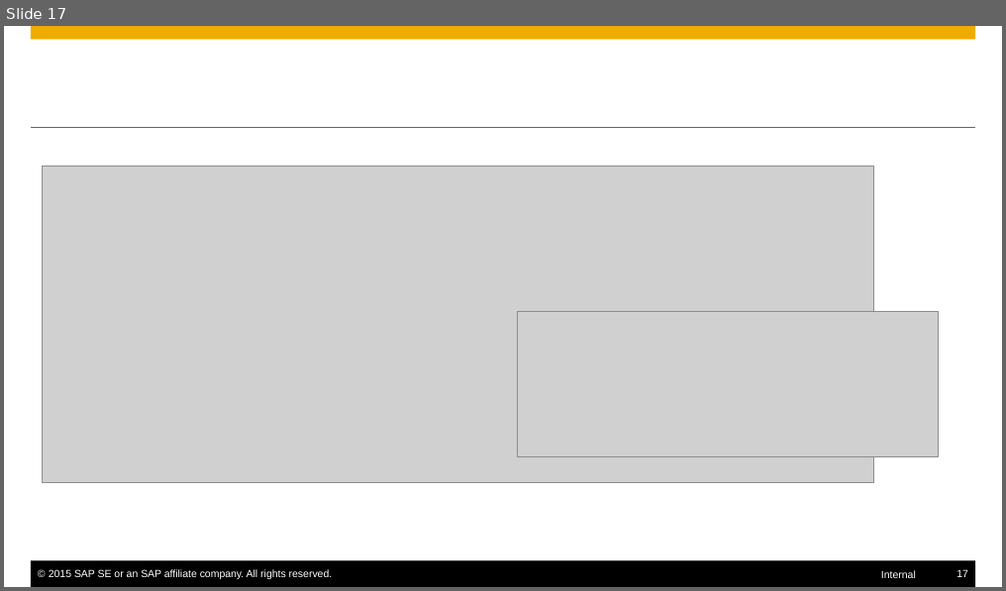
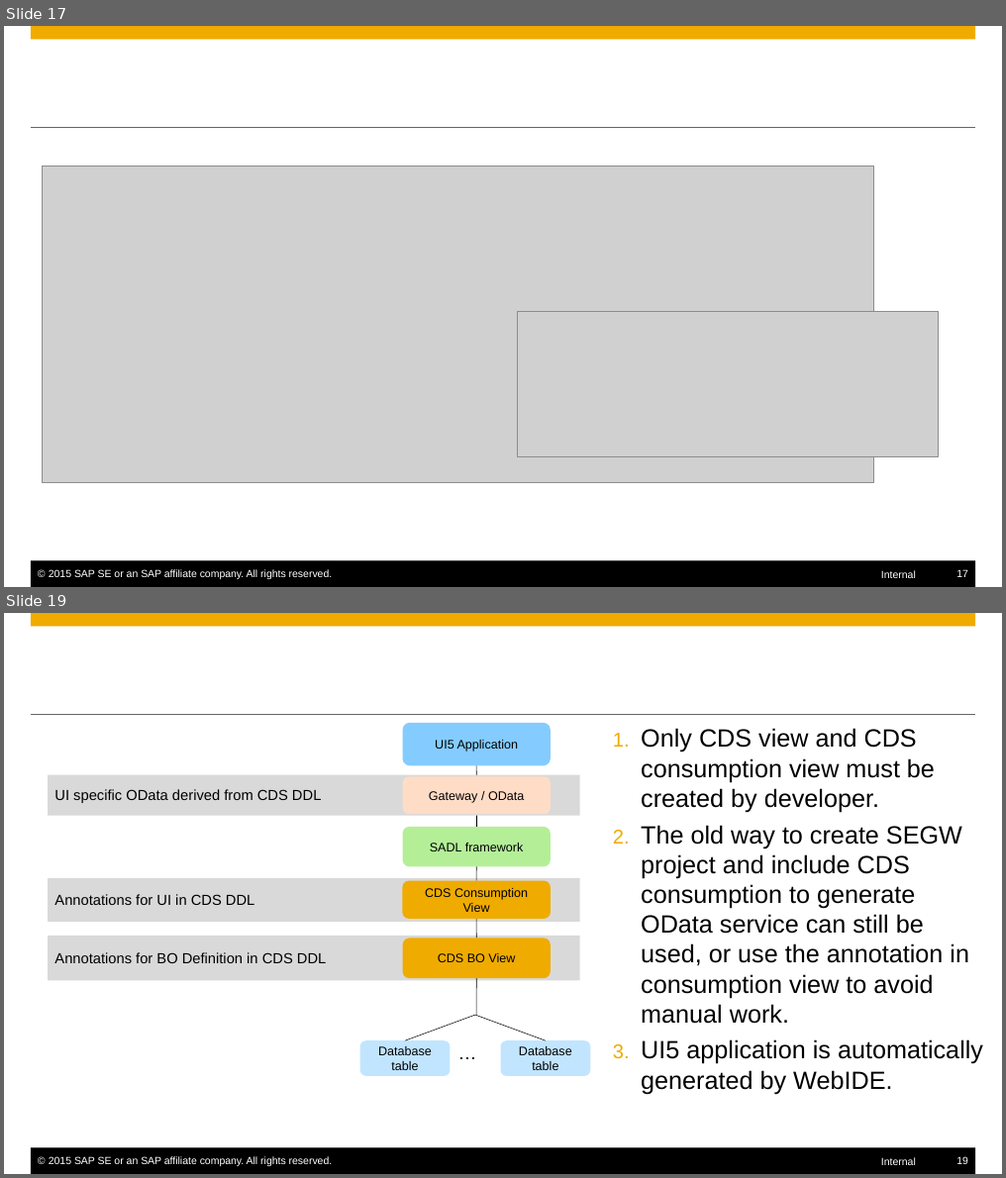
Before and after one commit to mxpang/jerryslide, a slide deck: 001_code_refact.pptx. Shown one above the other, each under a label of ours: slide 17 before the commit, slides 17 and 19 after it; the slides between them are not shown. The pictures are 1006x591 and 1006x1178 pixels, drawn with LibreOffice and Linux fonts; fonts in the diff are those of the drawing; grey boxes stand for pictures. Boxes give left, top, right and bottom in pixels: in the first picture for what was removed or moved away, otherwise in the second. Text is boxed around its words. In the diff, an @@ line names an element or a change of style, - is before the commit and + after.

```diff
--- a/001_code_refact.pptx
+++ b/001_code_refact.pptx
@@ slide 19 added at [4,613,1002,1174], background #FFFFFF; not listed: 6 template elements that a slide beside it also shows @@
@@ rounded rectangle added at [403,723,550,766], fill #84CCFF, 12 pt, text #000000 @@
+UI5 Application
@@ text added at [641,728,983,1094], 24 pt, text #000000 @@
+1. Only CDS view and CDS consumption view must be created by developer.
+2. The old way to create SEGW project and include CDS consumption to generate OData service can still be used, or use the annotation in consumption view to avoid manual work.
+3. UI5 application is automatically generated by WebIDE.
@@ rectangle added at [48,774,579,815], fill #D9D9D9, 14 pt, text #000000 @@
+UI specific OData derived from CDS DDL
@@ rounded rectangle added at [403,776,550,814], fill #FFDCC6, 12 pt, text #000000 @@
+Gateway / OData
@@ line added from (476, 765) to (476, 776), #000000 0.5 pt @@
@@ line added from (476, 814) to (476, 827), #000000 0.5 pt @@
@@ rounded rectangle added at [403,827,550,867], fill #B4EF98, 12 pt, text #000000 @@
+SADL framework
@@ rectangle added at [48,877,579,921], fill #D9D9D9, 14 pt, text #000000 @@
+Annotations for UI in CDS DDL
@@ line added from (476, 866) to (476, 881), #000000 0.5 pt @@
@@ rounded rectangle added at [402,881,550,919], fill #F0AB00, 12 pt, text #000000 @@
+CDS Consumption View
@@ rectangle added at [48,936,579,981], fill #D9D9D9, 14 pt, text #000000 @@
+Annotations for BO Definition in CDS DDL
@@ rounded rectangle added at [403,939,550,978], fill #F0AB00, 12 pt, text #000000 @@
+CDS BO View
@@ line added from (476, 919) to (476, 939), #000000 0.5 pt @@
@@ line added from (476, 978) to (476, 1015), #000000 0.5 pt @@
@@ line added from (475, 1015) to (405, 1041), #000000 0.5 pt @@
@@ line added from (475, 1015) to (546, 1041), #000000 0.5 pt @@
@@ rounded rectangle added at [360,1041,450,1076], fill #C2E5FF, 12 pt, text #000000 @@
+Database table
@@ text added at [458,1041,501,1063], 18 pt, text #000000 @@
+…
@@ rounded rectangle added at [501,1041,590,1076], fill #C2E5FF, 12 pt, text #000000 @@
+Database table
```
Also in this commit, not shown: 1 other slide added, 1 other file.
